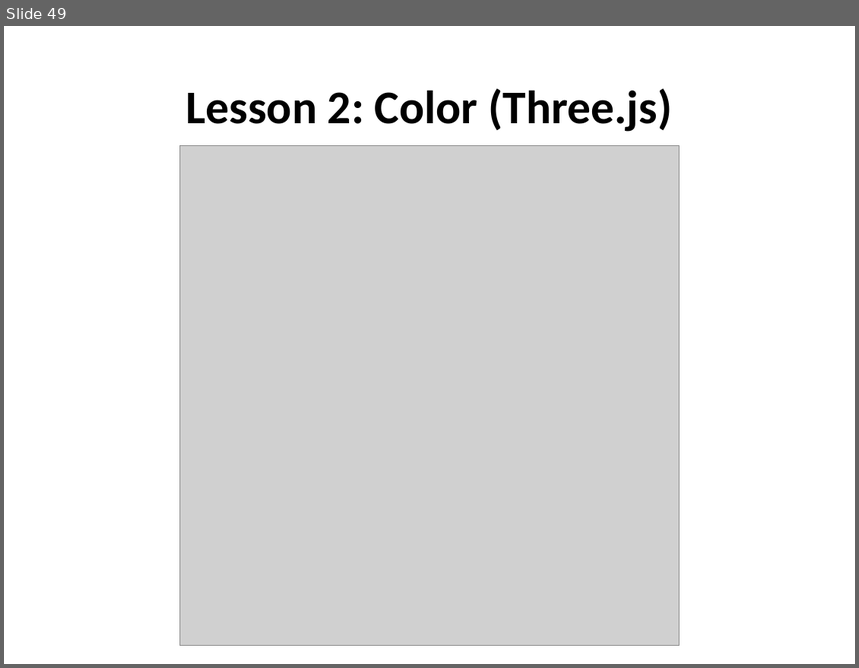
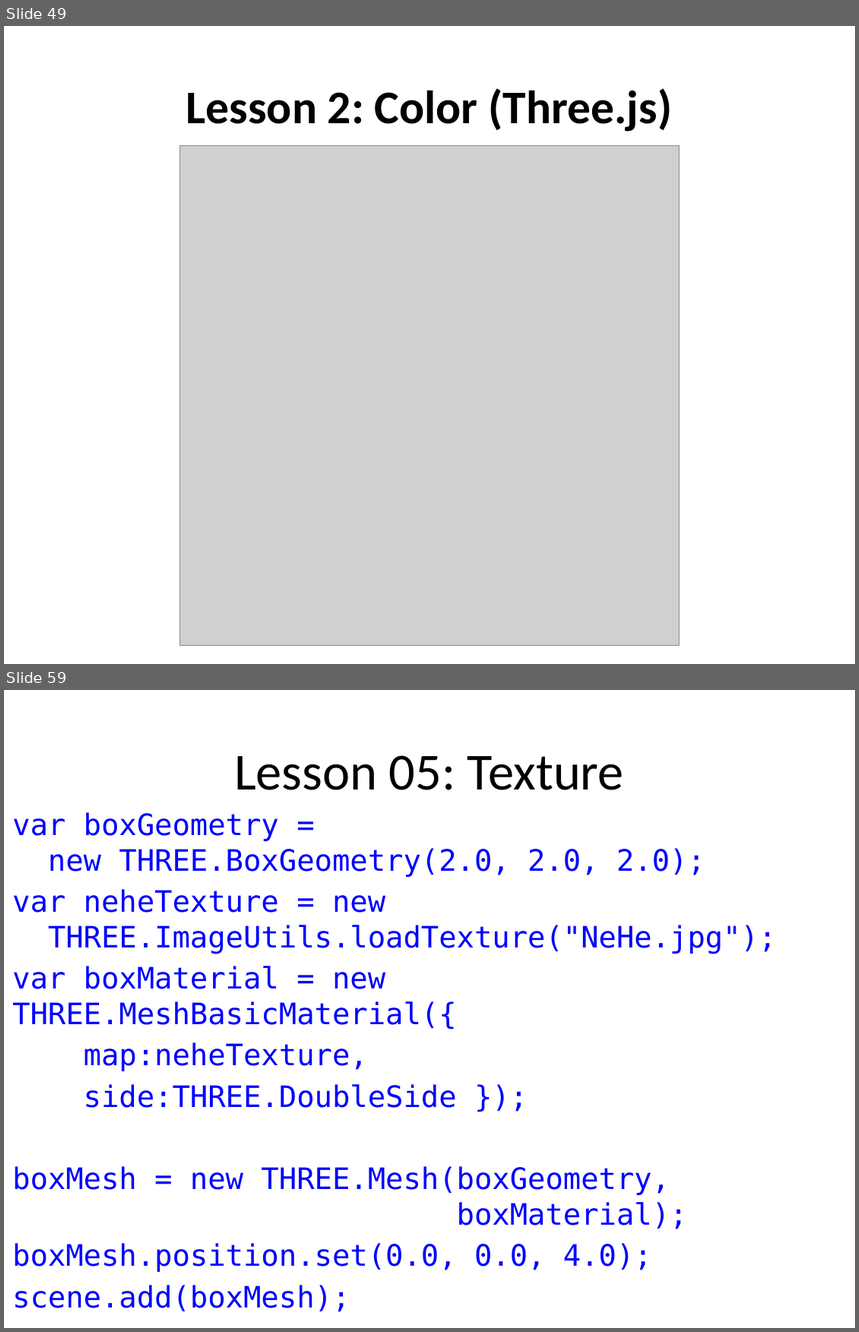
Before and after one commit to uva-graphics/webgl, a slide deck: slides.pptx. Shown one above the other, each under a label of ours: slide 49 before the commit, slides 49 and 59 after it; the slides between them are not shown. The pictures are 859x668 and 859x1332 pixels, drawn with LibreOffice and Linux fonts; fonts in the diff are those of the drawing; grey boxes stand for pictures. Boxes give left, top, right and bottom in pixels: in the first picture for what was removed or moved away, otherwise in the second. Text is boxed around its words. In the diff, an @@ line names an element or a change of style, - is before the commit and + after.

```diff
--- a/slides.pptx
+++ b/slides.pptx
@@ slide 59 added at (4, 690, 855, 1328), background #FFFFFF @@
@@ title added at (234, 755, 624, 790), 44 pt, text #000000 @@
+Lesson 05: Texture
@@ text added at (12, 812, 777, 1312), 25 pt, text #0000FF @@
+var boxGeometry =
+new THREE.BoxGeometry(2.0, 2.0, 2.0);
+var neheTexture = new
+THREE.ImageUtils.loadTexture("NeHe.jpg");
+var boxMaterial = new THREE.MeshBasicMaterial({
+map:neheTexture,
+side:THREE.DoubleSide });
+boxMesh = new THREE.Mesh(boxGeometry,
+boxMaterial);
+boxMesh.position.set(0.0, 0.0, 4.0);
+scene.add(boxMesh);
```
Also in this commit, not shown: 14 other slides added, 1 slide removed, 1 other file.
